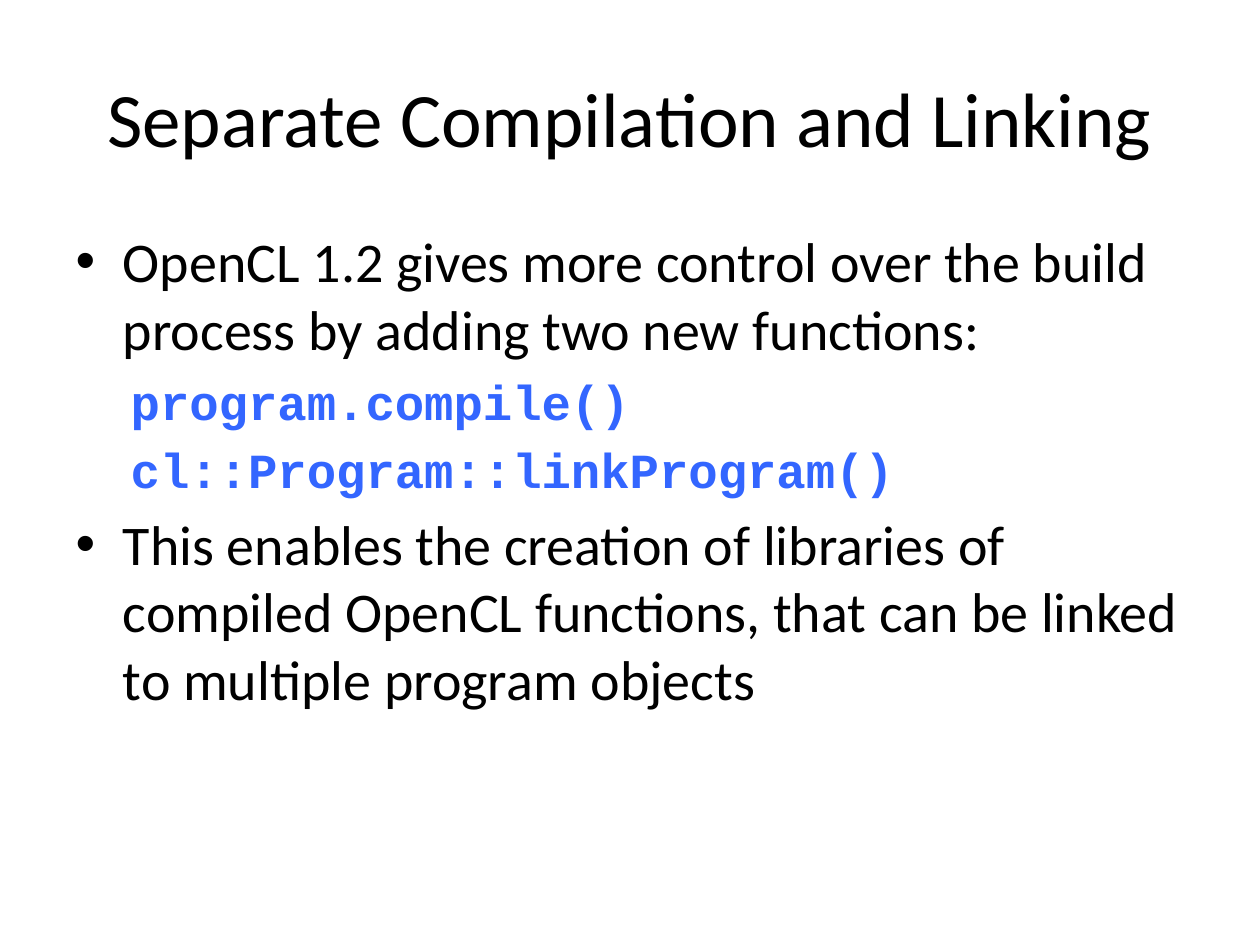
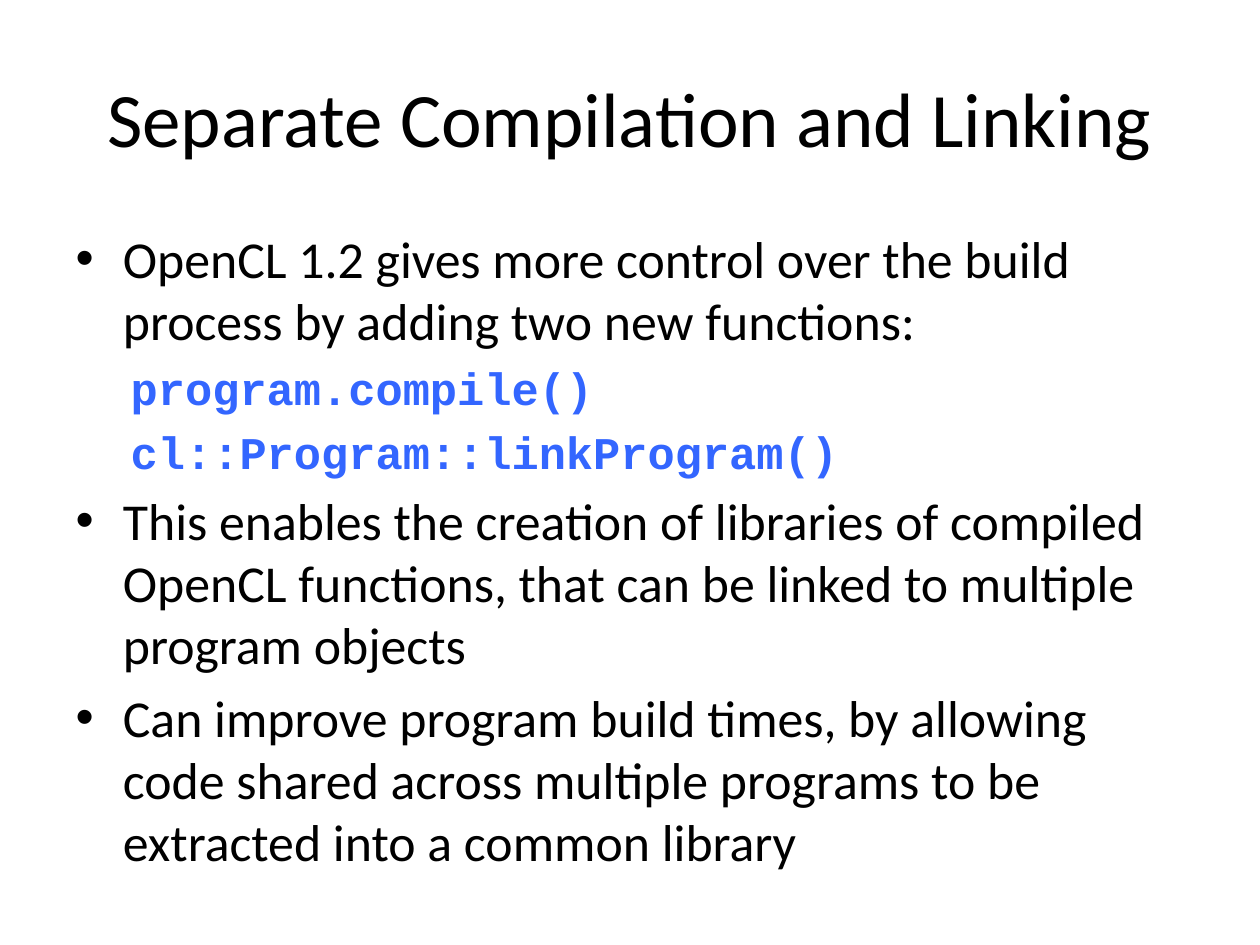
Before and after one commit to UoB-HPC/opencl-training-code, a slide deck: slide 14 of slides/advanced_part2.pptx. Drawn at 1260x945 pixels with LibreOffice and Linux fonts; fonts in the diff are those of the drawing. Boxes give left, top, right and bottom in pixels: in the first picture for what was removed or moved away, otherwise in the second. Text is boxed around its words. In the diff, an @@ line names an element or a change of style, - is before the commit and + after.

```diff
--- a/slides/advanced_part2.pptx
+++ b/slides/advanced_part2.pptx
@@ text at box(123, 242, 1144, 673): size 32 to 29.6 pt in "OpenCL 1.2 gives more control over the ...", "This enables the creation of libraries of ..."; size 28 to 25.9 pt in "program.compile()", "cl::Program::linkProgram()" @@
@@ text at box(123, 701, 1086, 870): paragraph added @@
+• Can improve program build times, by allowing code shared across multiple programs to be extracted into a common library
```
Also in this commit, not shown: 3 other slides changed, 1 other file.
